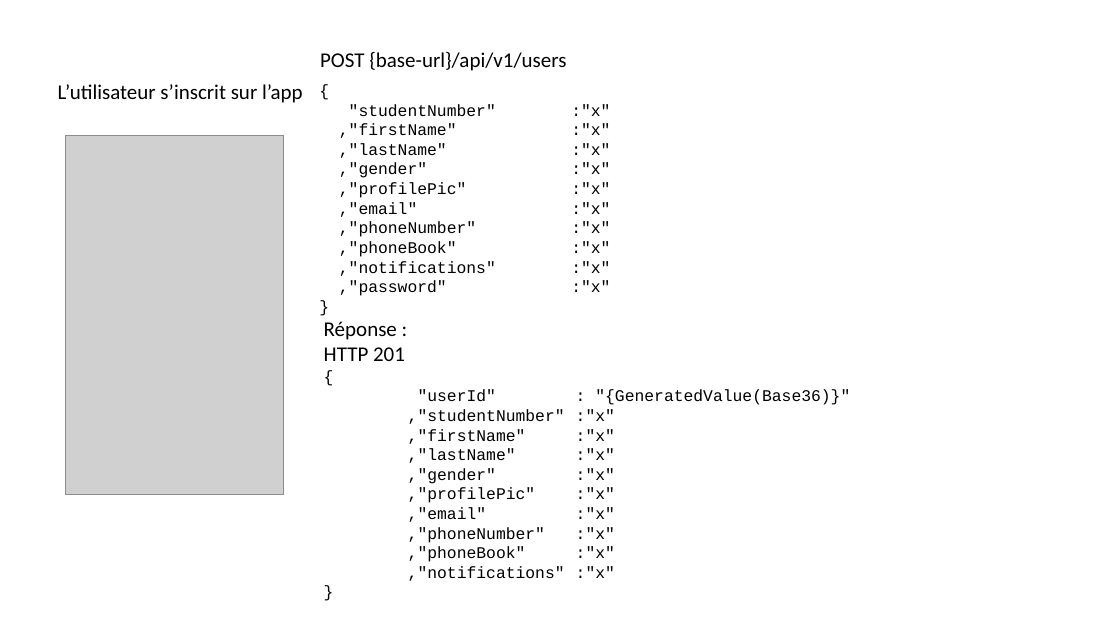
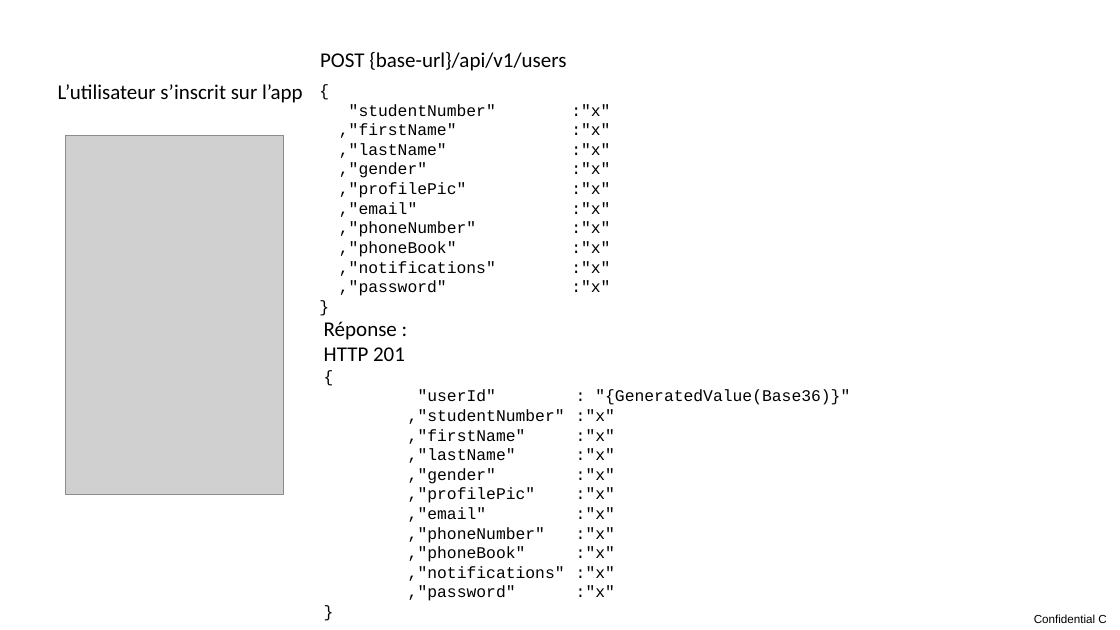
Before and after one commit to Miroredge/UFR_Asso, a slide deck: slide 3 of Examples/Api_description/UFR_ASSO_PWP_Users.pptx. Drawn at 1120x630 pixels with LibreOffice and Linux fonts; fonts in the diff are those of the drawing; grey boxes stand for pictures. Boxes give left, top, right and bottom in pixels: in the first picture for what was removed or moved away, otherwise in the second. Text is boxed around its words. In the diff, an @@ line names an element or a change of style, - is before the commit and + after.

```diff
--- a/Examples/Api_description/UFR_ASSO_PWP_Users.pptx
+++ b/Examples/Api_description/UFR_ASSO_PWP_Users.pptx
@@ text at [408, 585, 615, 601]: paragraph added @@
+,"password" :"x"
@@ text added at [1034, 614, 1106, 623], 10 pt, text #000000 @@
+Confidential C
```
Also in this commit, not shown: 13 other slides changed, 1 slide added, 1 other file.
